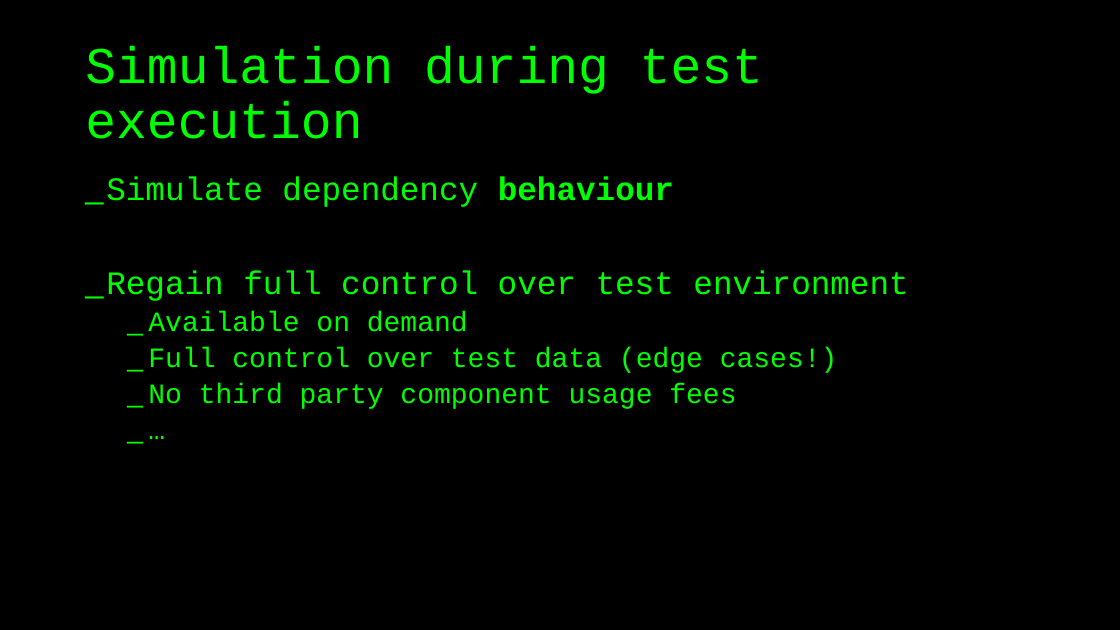
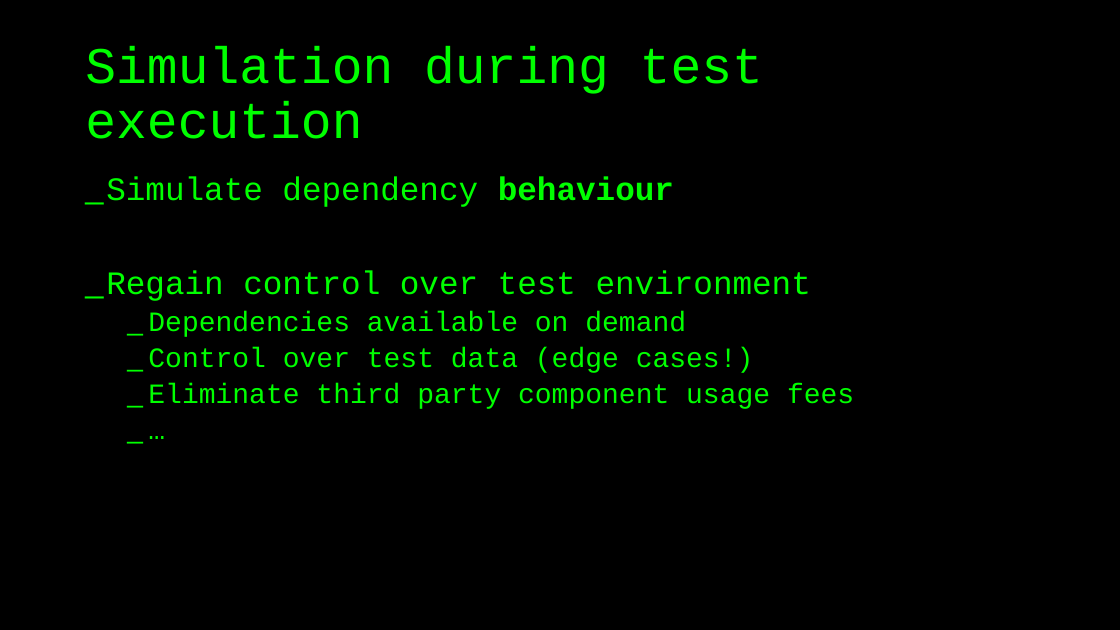
Before and after one commit to basdijkstra/wiremock-workshop, a slide deck: slide 7 of wiremock_workshop.pptx. Drawn at 1120x630 pixels with LibreOffice and Linux fonts; fonts in the diff are those of the drawing. Boxes give left, top, right and bottom in pixels: in the first picture for what was removed or moved away, otherwise in the second. Text is boxed around its words. In the diff, an @@ line names an element or a change of style, - is before the commit and + after.

```diff
--- a/wiremock_workshop.pptx
+++ b/wiremock_workshop.pptx
@@ text at box(106, 270, 854, 409): text changed @@
-_ Regain full control over test environment
-  _ Available on demand
-  _ Full control over test data (edge cases!)
-  _ No third party component usage fees
+_ Regain control over test environment
+  _ Dependencies available on demand
+  _ Control over test data (edge cases!)
+  _ Eliminate third party component usage fees
```
Also in this commit, not shown: 12 other slides changed, 1 slide added, 2 slides removed, 2 other files.
